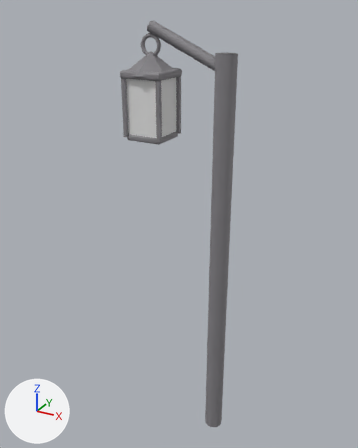
One commit to the glTF model assets/meshes/LanternPost.glb: the scene before it, then after it.
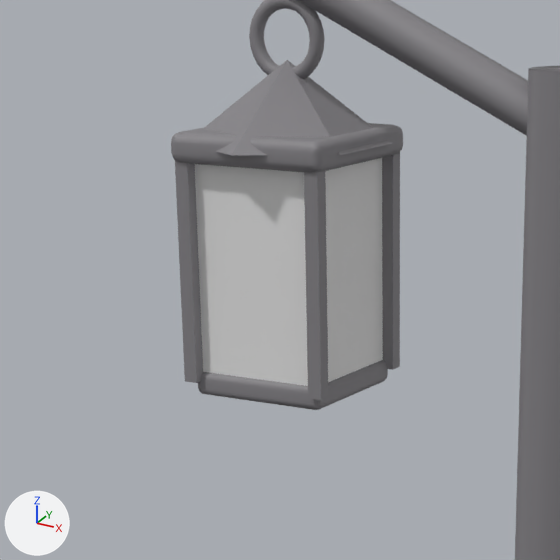
There are two pictures of each version: one whole from a 50 mm camera at (2.6, -5.96, 6.54) aimed at (-0.73, 0.11, 3.5), one close up on the part from 21% to 63% of the width and 8% to 41% of the height. Arrows for +X, +Y and +Z are at lower left; the lights stay in place. The first two pictures are the older version. Vertices at exactly the same position are counted once.

The first close-up shows 'Iron', 'Lglass'.
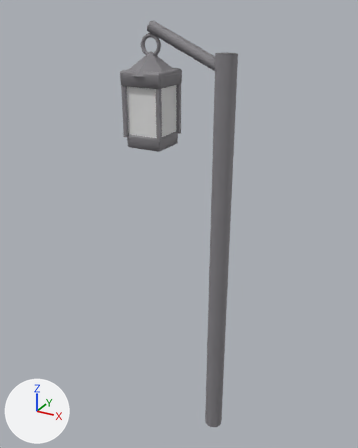
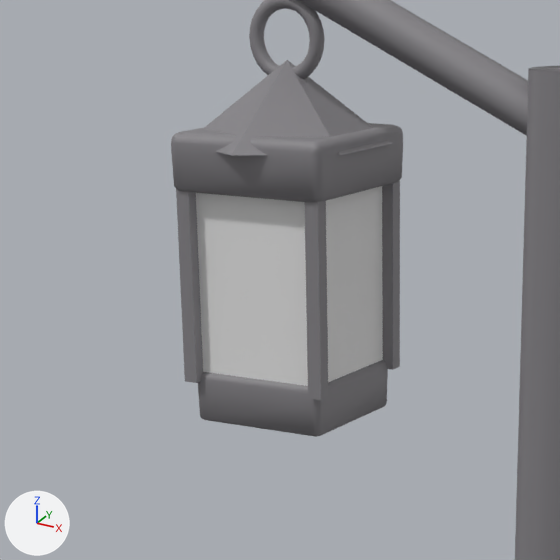
Boxes (x1, y1, x2, y2) around the edits, measured in the close-ups (560 x 560 px; the box of a moved part takes in the faces that stretch with it):
part 1 of me_iron, moved or reshaped: before (172, 145, 403, 173); after (171, 145, 403, 202)
part 2 of me_iron, moved or reshaped: before (198, 376, 387, 410); after (198, 375, 388, 437)

What changed in the scene script:
```text
Change me_iron:
    where me_iron.from_pydata(...)  # 509 vertices, 982 faces; spans x -1.43..0.14, y -0.38..0.38, z 0.0..6.36
    used by ob_iron; location = (0.0, 0.0, 0.0)
    me_iron part 1: all 32 vertices in x -1.41..-0.79, y -0.31..0.31, z 5.65..5.66 are moved by (0.0, 0.0, -0.1)
    me_iron part 2: all 32 vertices in x -1.37..-0.83, y -0.27..0.27, z 4.8..4.81 are moved by (0.0, 0.0, -0.1)
```
